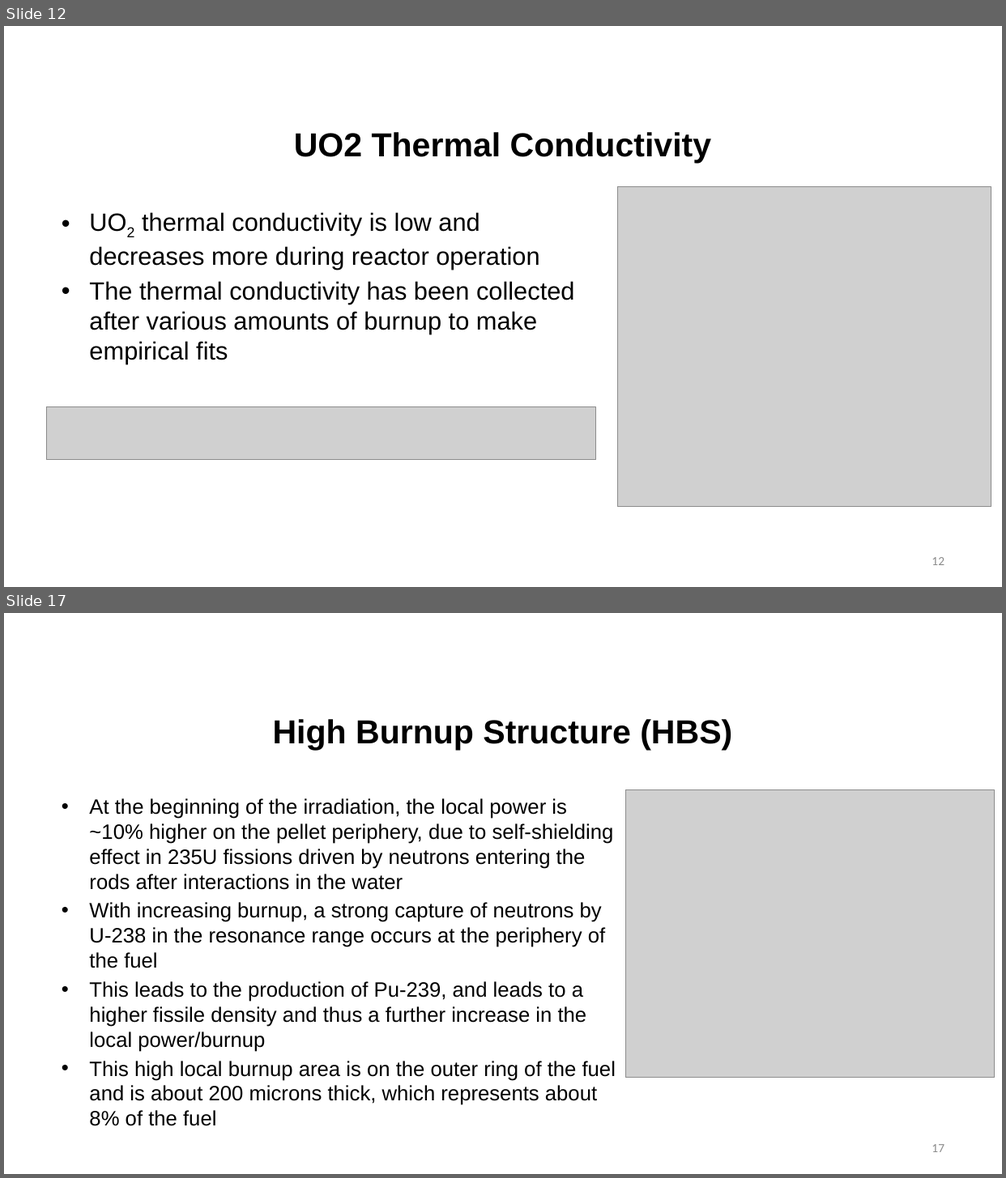
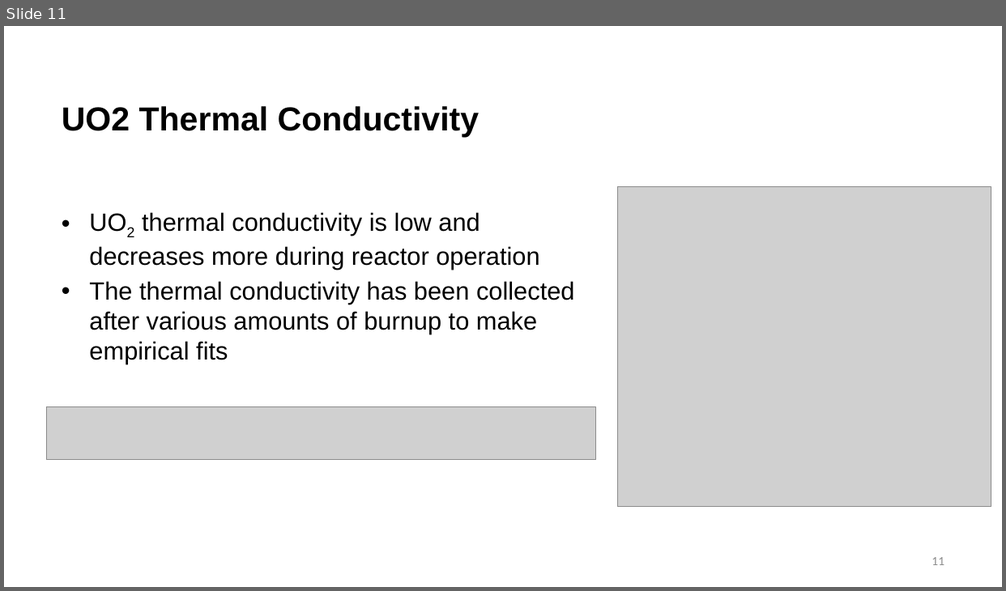
Before and after one commit to benbeeler/TEACHING, a slide deck: Nuclear_Fuel_Performance/NE533_Spring2026/Module3/Lec11_fuelchem.pptx. Shown one above the other, each under a label of ours: slides 12 and 17 before the commit, slide 11 after it; the slides between them are not shown. The pictures are 1006x1178 and 1006x591 pixels, drawn with LibreOffice and Linux fonts; fonts in the diff are those of the drawing; grey boxes stand for pictures; background and template pictures are left out. Boxes give left, top, right and bottom in pixels: in the first picture for what was removed or moved away, otherwise in the second. Text is boxed around its words. In the diff, an @@ line names an element or a change of style, - is before the commit and + after.

```diff
--- a/Nuclear_Fuel_Performance/NE533_Spring2026/Module3/Lec11_fuelchem.pptx
+++ b/Nuclear_Fuel_Performance/NE533_Spring2026/Module3/Lec11_fuelchem.pptx
@@ slide 17 removed at (4,613,1002,1174), background #FFFFFF @@
@@ title removed at (273,719,732,750) @@
-High Burnup Structure (HBS)
@@ text removed at (89,798,616,1127) @@
-• At the beginning of the irradiation, the local power is ~10% higher on the pellet periphery, due to self-shielding effect in 235U fissions driven by neutrons entering the rods after interactions in the water
-• With increasing burnup, a strong capture of neutrons by U-238 in the resonance range occurs at the periphery of the fuel
-• This leads to the production of Pu-239, and leads to a higher fissile density and thus a further increase in the local power/burnup
-• This high local burnup area is on the outer ring of the fuel and is about 200 microns thick, which represents about 8% of the fuel
@@ picture removed at (625,790,995,1078) @@
@@ page number removed at (931,1144,944,1152) @@
-17
@@ what was slide 12 is now slide 11 @@
@@ slide 11 changed as well @@
@@ title "UO2 Thermal Conductivity": place and size @@
-title "UO2 Thermal Conductivity" at (294,132,712,163)
+title "UO2 Thermal Conductivity" at (62,106,479,138)
@@ title "UO2 Thermal Conductivity" at (62,106,479,138): alignment centre to left @@
@@ page number at (931,557,944,565): text changed @@
-12
+11
```
Also in this commit, not shown: 9 other slides changed, 15 other slides removed, 6 other files.
